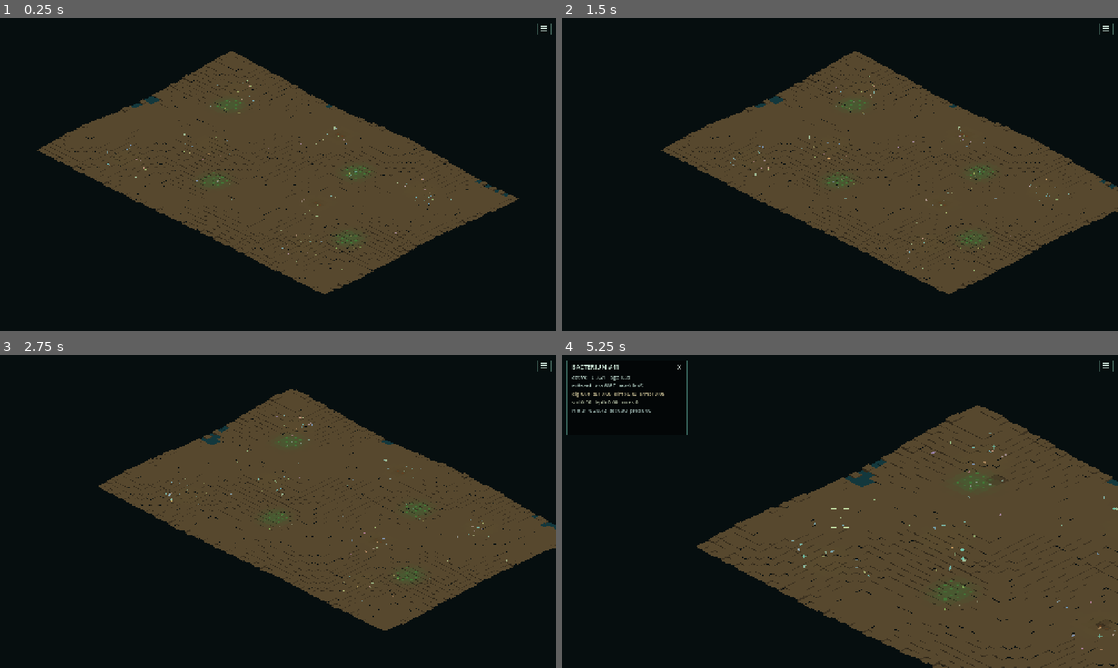
Above: before the commit, frames 1-4 (two rows, left to right).
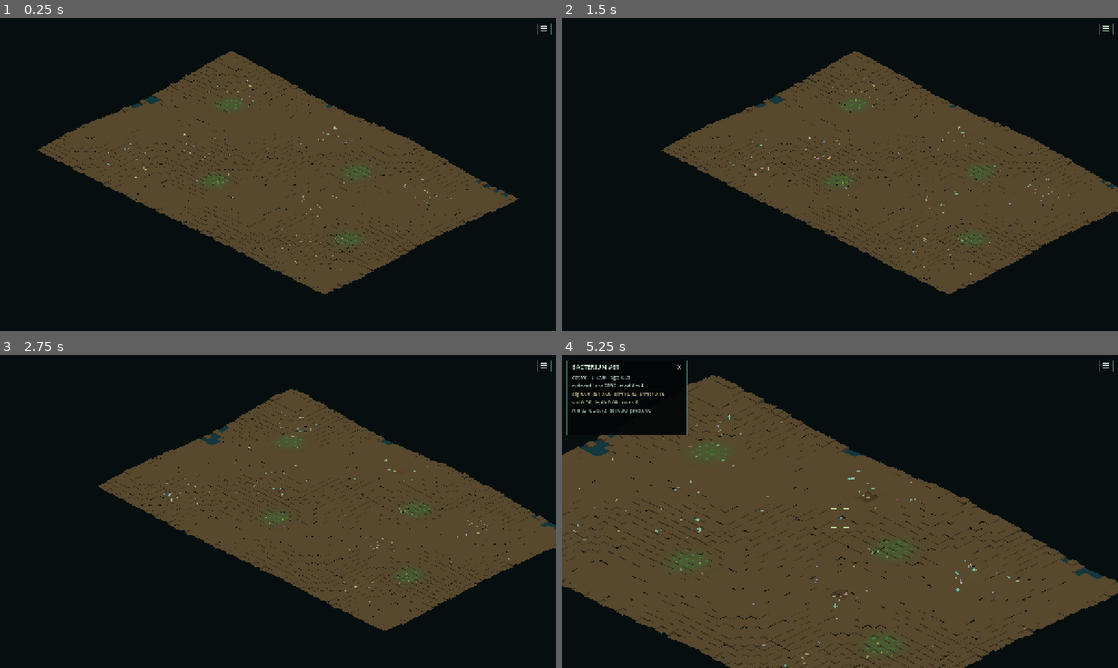
Above: after the commit, the same moments.

Repository: Rzbck/MicroC0re
Game: Godot game, scene res://src/app/main.tscn
Same seed, same stepped clock (60 frames per second), same inputs: the game is played once before the commit and once after it.
Inputs (mouse positions are in pixels of both pictures, inside the frame that each line leads up to):
- Up to frame 1 (0.25 s): no input
- Up to frame 2 (1.5 s): tap Enter at 0.5 s; move the mouse to (962, 158) at 0.52 s; hold D 0.53-1.25 s; tap F at 0.6 s; click (962, 158) at 0.67 s; tap Space at 0.77 s; drag from (728, 190) to (812, 237) at 1.27 s
- Up to frame 3 (2.75 s): tap Space at 2 s; move the mouse to (333, 442) at 2.02 s; hold D from 2.03 s (still down); tap N at 2.1 s
- Up to frame 4 (5.25 s): release D at 2.75 s; drag from (812, 574) to (673, 464) at 2.77 s; move the mouse to (1006, 558) at 3.52 s; hold A 3.53-4.25 s; tap 2 at 3.6 s; tap Space at 3.77 s; drag from (673, 464) to (756, 433) at 4.27 s; tap Enter at 5 s; move the mouse to (867, 511) at 5.02 s; hold S from 5.03 s (still down); tap 4 at 5.1 s; click (867, 511) at 5.17 s

The runs differ from the first frame. In frame 1, 0.1% of the frame differs, in the area x 19-82%, y 21-81%; in frame 2, 0.1%; in frame 3, 0.2%; in frame 4, 48%, in the area x 0-100%, y 3-100%.

Commit message:
Evolve decomposer and hyphal dormancy

Diff:
--- a/src/simulation/decomposer_yeast.gd
+++ b/src/simulation/decomposer_yeast.gd
@@ -20,6 +20,8 @@
 var budding: bool = false
 var budding_progress: float = 0.0
 var cooldown: float = 0.0
+var dormant: bool = false
+var dormant_time: float = 0.0
 
 var engulfed_by_id: int = -1
 var engulf_progress: float = 0.0
@@ -30,6 +32,7 @@
 var gene_growth: float = 1.0
 var gene_size: float = 1.0
 var gene_metabolism: float = 1.0
+var gene_spore: float = 1.0
 var mutation_rate: float = 0.045
 var lineage_hue: float = 0.09
 var visual_phase: float = 0.0
@@ -67,6 +70,7 @@
 	gene_growth = clampf(1.0 + p_rng.randfn(0.0, 0.06), 0.70, 1.45)
 	gene_size = clampf(1.0 + p_rng.randfn(0.0, 0.06), 0.78, 1.35)
 	gene_metabolism = clampf(1.0 + p_rng.randfn(0.0, 0.05), 0.75, 1.35)
+	gene_spore = clampf(1.0 + p_rng.randfn(0.0, 0.08), 0.55, 1.80)
 	mutation_rate = clampf(0.065 + p_rng.randfn(0.0, 0.011), 0.020, 0.16)
 	lineage_hue = wrapf(0.08 + p_rng.randfn(0.0, 0.030), 0.0, 1.0)
 	visual_phase = p_rng.randf_range(0.0, TAU)
@@ -99,6 +103,9 @@
 	gene_metabolism = _mutate(
 		float(parent.gene_metabolism), 0.040, 0.65, 1.45, mutation_rate, p_rng
 	)
+	gene_spore = _mutate(
+		float(parent.gene_spore), 0.055, 0.55, 1.80, mutation_rate, p_rng
+	)
 	lineage_hue = wrapf(
 		float(parent.lineage_hue) + p_rng.randfn(0.0, 0.016 + mutation_rate * 0.035),
 		0.0,
@@ -122,8 +129,22 @@
 	terrain_action = "none"
 
 
+func enter_dormancy() -> void:
+	if dying or consumed or engulfed_by_id >= 0:
+		return
+	dormant = true
+	dormant_time = 0.0
+	budding = false
+	budding_progress = 0.0
+
+
+func wake_from_dormancy() -> void:
+	dormant = false
+	dormant_time = 0.0
+
+
 func begin_budding() -> void:
-	if dying or budding or consumed or engulfed_by_id >= 0:
+	if dying or dormant or budding or consumed or engulfed_by_id >= 0:
 		return
 	budding = true
 	budding_progress = 0.0
@@ -134,6 +155,8 @@
 		return
 	dying = true
 	alive = false
+	dormant = false
+	dormant_time = 0.0
 	budding = false
 	budding_progress = 0.0
 	lysis_progress = 0.0
--- a/src/simulation/hyphal_colony.gd
+++ b/src/simulation/hyphal_colony.gd
@@ -19,6 +19,8 @@
 var cooldown: float = 0.0
 var visual_phase: float = 0.0
 var growth_accumulator: float = 0.0
+var dormant: bool = false
+var dormant_time: float = 0.0
 
 var nodes: Array[Vector2] = []
 var parents: Array[int] = []
@@ -28,6 +30,7 @@
 var gene_branch: float = 1.0
 var gene_enzyme: float = 1.0
 var gene_efficiency: float = 1.0
+var gene_quiescence: float = 1.0
 var mutation_rate: float = 0.040
 var lineage_hue: float = 0.10
 
@@ -60,6 +63,7 @@
 	gene_branch = clampf(1.0 + p_rng.randfn(0.0, 0.10), 0.55, 1.60)
 	gene_enzyme = clampf(1.0 + p_rng.randfn(0.0, 0.08), 0.62, 1.50)
 	gene_efficiency = clampf(1.0 + p_rng.randfn(0.0, 0.07), 0.70, 1.45)
+	gene_quiescence = clampf(1.0 + p_rng.randfn(0.0, 0.08), 0.55, 1.80)
 	mutation_rate = clampf(0.060 + p_rng.randfn(0.0, 0.009), 0.020, 0.15)
 	lineage_hue = wrapf(0.10 + p_rng.randfn(0.0, 0.025), 0.0, 1.0)
 
@@ -87,6 +91,9 @@
 	gene_efficiency = _mutate(
 		float(parent.gene_efficiency), 0.050, 0.55, 1.60, mutation_rate, p_rng
 	)
+	gene_quiescence = _mutate(
+		float(parent.gene_quiescence), 0.055, 0.55, 1.80, mutation_rate, p_rng
+	)
 	lineage_hue = wrapf(
 		float(parent.lineage_hue) + p_rng.randfn(0.0, 0.014 + mutation_rate * 0.032),
 		0.0,
@@ -106,6 +113,20 @@
 	burrow_depth = 0.0
 	terrain_action_clock = 0.0
 	terrain_action = "none"
+
+
+func enter_dormancy() -> void:
+	if dying:
+		return
+	dormant = true
+	dormant_time = 0.0
+	growth_accumulator = 0.0
+
+
+func wake_from_dormancy() -> void:
+	dormant = false
+	dormant_time = 0.0
+	growth_accumulator = 0.0
 
 
 func add_node(parent_index: int, node_position: Vector2) -> int:
@@ -141,6 +162,8 @@
 		return
 	dying = true
 	alive = false
+	dormant = false
+	dormant_time = 0.0
 	lysis_progress = 0.0
 
 
--- a/src/simulation/petri_simulation.gd
+++ b/src/simulation/petri_simulation.gd
@@ -356,6 +356,11 @@
 var decomposer_maintenance: float = 0.032
 var decomposer_budding_energy: float = 5.2
 var decomposer_budding_duration: float = 0.85
+var decomposer_dormancy_entry_detritus: float = 0.020
+var decomposer_dormancy_wake_detritus: float = 0.050
+var decomposer_dormancy_energy: float = 1.45
+var decomposer_dormant_maintenance_factor: float = 0.075
+var decomposer_dormancy_base_limit: float = 210.0
 
 # True bounded hyphal decomposers. Colonies grow a small branching node graph
 # toward detrital substrate and secrete a local extracellular enzyme field.
@@ -368,6 +373,11 @@
 var hypha_tip_detritus_rate: float = 0.050
 var hypha_maintenance_per_node: float = 0.0017
 var hypha_sporulation_energy: float = 9.2
+var hypha_dormancy_entry_detritus: float = 0.018
+var hypha_dormancy_wake_detritus: float = 0.048
+var hypha_dormancy_energy: float = 2.2
+var hypha_dormant_maintenance_factor: float = 0.055
+var hypha_dormancy_base_limit: float = 300.0
 
 
 func _init(seed_value: int = 1) -> void:
@@ -1211,6 +1221,41 @@
 		)
 
 		var position: Vector2 = Vector2(yeast.position)
+		var local_detritus: float = float(detritus.sample_nearest_world(position))
+		var spore_trait: float = clampf(float(yeast.gene_spore), 0.55, 1.80)
+
+		if bool(yeast.dormant):
+			yeast.dormant_time = float(yeast.dormant_time) + dt
+			yeast.energy = maxf(
+				0.0,
+				float(yeast.energy)
+				- decomposer_maintenance
+				* float(yeast.gene_metabolism)
+				* decomposer_dormant_maintenance_factor
+				/ spore_trait
+				* dt
+			)
+			if local_detritus >= decomposer_dormancy_wake_detritus / sqrt(spore_trait):
+				yeast.wake_from_dormancy()
+				_event_inc("wake_decomposer")
+			elif (
+				float(yeast.energy) <= 0.0
+				or float(yeast.dormant_time)
+					>= decomposer_dormancy_base_limit * spore_trait
+			):
+				yeast.begin_lysis()
+			next_decomposers.append(yeast)
+			continue
+
+		if (
+			local_detritus < decomposer_dormancy_entry_detritus / spore_trait
+			and float(yeast.energy) <= decomposer_dormancy_energy * spore_trait
+		):
+			yeast.enter_dormancy()
+			_event_inc("dormancy_decomposer")
+			next_decomposers.append(yeast)
+			continue
+
 		var consumed_detritus: float = float(
 			detritus.take_nearest_world(
 				position,
@@ -1370,6 +1415,22 @@
 	organism.position = position
 
 
+func _hypha_best_detritus(colony: Variant) -> float:
+	var best: float = 0.0
+	for tip_index in colony.tips:
+		if int(tip_index) < 0 or int(tip_index) >= colony.nodes.size():
+			continue
+		best = maxf(
+			best,
+			float(
+				detritus.sample_nearest_world(
+					colony.nodes[int(tip_index)]
+				)
+			)
+		)
+	return best
+
+
 func _advance_hyphae(dt: float) -> void:
 	var next_hyphae: Array = []
 	var available_colonies: int = maxi(
@@ -1393,6 +1454,45 @@
 
 		colony.age = float(colony.age) + dt
 		colony.cooldown = maxf(0.0, float(colony.cooldown) - dt)
+		var best_detritus: float = _hypha_best_detritus(colony)
+		var quiescence_trait: float = clampf(
+			float(colony.gene_quiescence),
+			0.55,
+			1.80
+		)
+
+		if bool(colony.dormant):
+			colony.dormant_time = float(colony.dormant_time) + dt
+			colony.energy = maxf(
+				0.0,
+				float(colony.energy)
+				- hypha_maintenance_per_node
+				* float(colony.nodes.size())
+				* hypha_dormant_maintenance_factor
+				/ quiescence_trait
+				* dt
+			)
+			if best_detritus >= hypha_dormancy_wake_detritus / sqrt(quiescence_trait):
+				colony.wake_from_dormancy()
+				_event_inc("wake_hypha")
+			elif (
+				float(colony.energy) <= 0.0
+				or float(colony.dormant_time)
+					>= hypha_dormancy_base_limit * quiescence_trait
+			):
+				colony.begin_lysis()
+			next_hyphae.append(colony)
+			continue
+
+		if (
+			best_detritus < hypha_dormancy_entry_detritus / quiescence_trait
+			and float(colony.energy) <= hypha_dormancy_energy * quiescence_trait
+		):
+			colony.enter_dormancy()
+			_event_inc("dormancy_hypha")
+			next_hyphae.append(colony)
+			continue
+
 		colony.visual_phase = wrapf(float(colony.visual_phase) + dt * 0.45, 0.0, TAU)
 		colony.growth_accumulator = float(colony.growth_accumulator) + dt
 
@@ -3417,10 +3517,12 @@
 			signature = _species_mix(signature, _species_bin(float(agent.gene_detritus), 0.50, 1.85))
 			signature = _species_mix(signature, _species_bin(float(agent.gene_mineralize), 0.50, 1.85))
 			signature = _species_mix(signature, _species_bin(float(agent.gene_growth), 0.55, 1.70))
+			signature = _species_mix(signature, _species_bin(float(agent.gene_spore), 0.55, 1.80))
 		6:
 			signature = _species_mix(signature, _species_bin(float(agent.gene_branch), 0.45, 1.85))
 			signature = _species_mix(signature, _species_bin(float(agent.gene_enzyme), 0.50, 1.75))
 			signature = _species_mix(signature, _species_bin(float(agent.gene_efficiency), 0.55, 1.65))
+			signature = _species_mix(signature, _species_bin(float(agent.gene_quiescence), 0.55, 1.80))
 
 	if family_code == 0:
 		agent.phenotype_species_cache = signature
@@ -5232,6 +5334,10 @@
 		"repro_algae": 0,
 		"repro_decomposers": 0,
 		"repro_hyphae": 0,
+		"dormancy_decomposer": 0,
+		"wake_decomposer": 0,
+		"dormancy_hypha": 0,
+		"wake_hypha": 0,
 		"refugia_bacteria": 0,
 		"refugia_protozoa": 0,
 		"refugia_ciliates": 0,
--- a/tests/smoke_test.gd
+++ b/tests/smoke_test.gd
@@ -394,6 +394,34 @@
 	if int(cached_cell.phenotype_species_cache) != recomputed_species:
 		errors.append("performance: phenotype species cache stored wrong value")
 
+	# Basal decomposer dormancy is inherited/trait-driven and reversible.
+	var dormancy_probe = PetriSimulationScript.new(73015)
+	dormancy_probe.seed_demo(0)
+	if dormancy_probe.decomposers.is_empty() or dormancy_probe.hyphae.is_empty():
+		errors.append("ecology: dormancy probe seed guilds missing")
+	else:
+		var dormant_yeast = dormancy_probe.decomposers[0]
+		dormant_yeast.energy = 0.7
+		dormancy_probe.detritus.fill(0.0)
+		dormancy_probe._advance_decomposers(1.0)
+		if not bool(dormant_yeast.dormant):
+			errors.append("ecology: decomposer failed to enter resource dormancy")
+		dormancy_probe.detritus.fill(0.20)
+		dormancy_probe._advance_decomposers(1.0)
+		if bool(dormant_yeast.dormant):
+			errors.append("ecology: decomposer failed to wake on detritus")
+
+		var dormant_hypha = dormancy_probe.hyphae[0]
+		dormant_hypha.energy = 1.0
+		dormancy_probe.detritus.fill(0.0)
+		dormancy_probe._advance_hyphae(1.0)
+		if not bool(dormant_hypha.dormant):
+			errors.append("ecology: hypha failed to enter quiescence")
+		dormancy_probe.detritus.fill(0.20)
+		dormancy_probe._advance_hyphae(1.0)
+		if bool(dormant_hypha.dormant):
+			errors.append("ecology: hypha failed to wake on detritus")
+
 	# Trophic capacity regression: safety ceilings are guards, not population
 	# targets. Predator carrying capacities must respond to prey abundance.
 	var capacity_probe = PetriSimulationScript.new(73004)
Not shown, changed: docs/one-pages/01_EVOLUTION_SPECIES.md
Not shown, changed: docs/one-pages/02_BIOME_SUCCESSION.md
